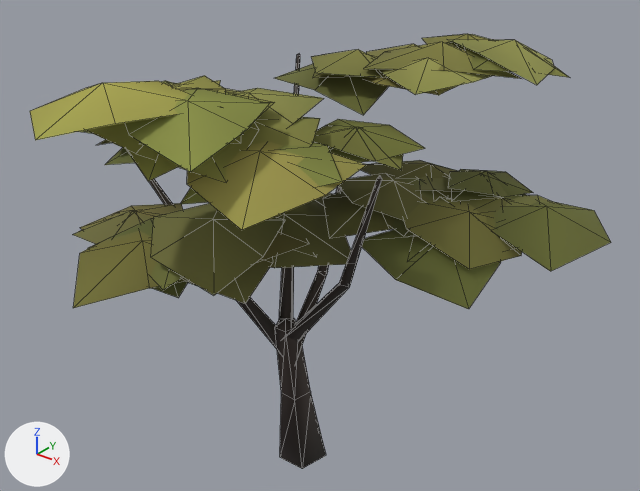
Before and after pictures for a commit that changed the glTF model public/ark/assets/v1/trees/acacia-c.lod2.glb.
Camera for both pictures: a 50 mm lens placed at (5.28, -6.31, 6.63), pointed at (0.42, -0.23, 2.86). Lighting does not change. The marker at lower left points along +X, +Y and +Z. The older version comes first. Mesh edges are drawn as thin lines.
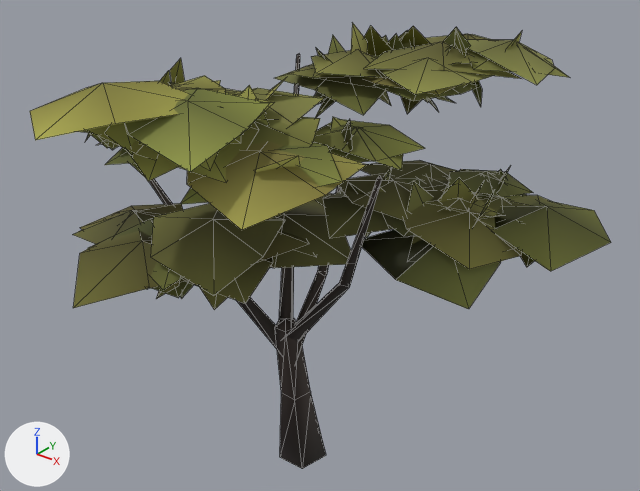
Location of each change, (x1, y1, x2, y2) in pixels of the pictures (640 x 491 px):
'Mesh_0', reshaped
    before: (30, 34, 611, 469)
    after: (30, 22, 611, 469)
part 1 of me_mesh_0, added (mostly hidden)
    after: (85, 22, 535, 310)
part 2 of me_mesh_0, recoloured
    both: (30, 34, 611, 303)

The change in detail:
me_mesh_0 is used by ob_mesh_0; location (0.0, 0.0, 0.0).
me_mesh_0 had 651 vertices, 595 faces and spanned x -3.08..2.98, y -3.17..1.47, z -0.03..4.97.
me_mesh_0 now has 1439 vertices, 999 faces and spans x -3.08..2.98, y -3.17..1.47, z -0.03..4.98.
me_mesh_0 part 1: 788 vertices added at x -2.81..2.54, y -2.64..1.01, z 2.74..4.98.
me_mesh_0 part 2: 500 kept faces spanning x -3.08..2.98, y -3.17..1.47, z 2.97..4.97 get new vertex colours; the middle colour goes from dark yellow #787938 to dark yellow #707135.
